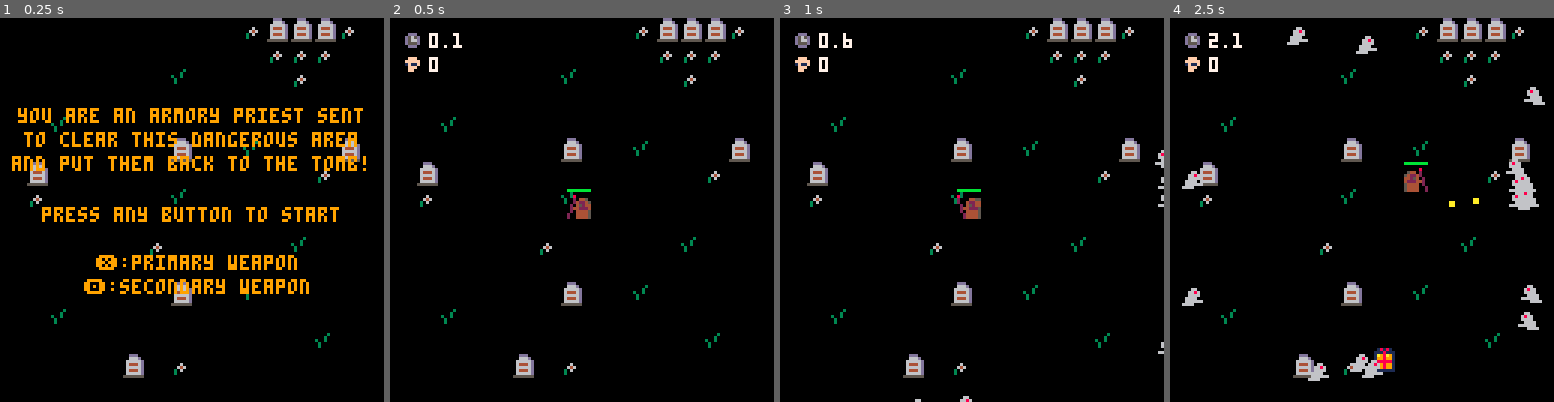
Above: before the commit, frames 1-4 (left to right).
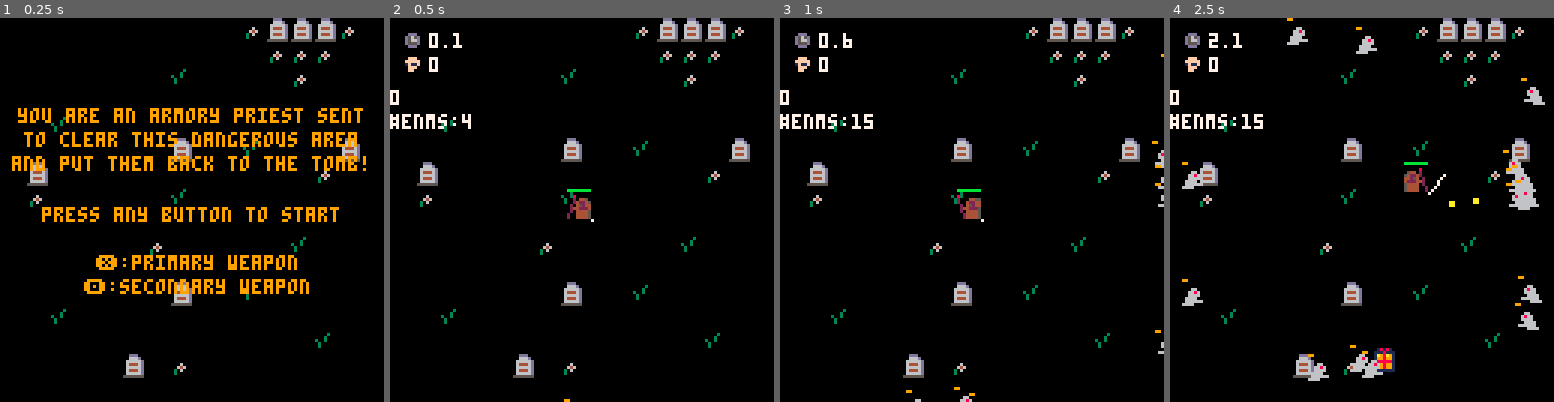
Above: after the commit, the same moments.

Repository: rangzen/armory
Game: PICO-8 cartridge armory.p8
Same seed, same stepped clock (60 frames per second), same inputs: the game is played once before the commit and once after it.
Inputs:
- Up to frame 1 (0.25 s): no input
- Up to frame 2 (0.5 s): tap X (X key) at 0.33 s
- Up to frame 3 (1 s): tap O (Z key) at 0.7 s
- Up to frame 4 (2.5 s): tap X (X key) at 1.07, 1.85 s; hold Right 1.6-2.1 s; tap O (Z key) at 1.7, 2.1 s; hold Up 2.15-2.42 s; hold Right from 2.47 s (still down)

Frame 1 is identical in both runs. In frame 2, 0.5% of the frame differs, in the area x 0-54%, y 18-100%; in frame 3, 0.6%; in frame 4, 0.8%, in the area x 0-93%, y 0-89%.

Commit message:
move main var to main

Diff:
--- a/armory.p8
+++ b/armory.p8
@@ -3,9 +3,6 @@
 __lua__
 -- Armory
 -- by 0x2D
-
-debug_enabled = false
-fps = 30
 
 #include main.lua
 #include player.lua
--- a/main.lua
+++ b/main.lua
@@ -1,3 +1,6 @@
+debug_enabled = true
+fps = 30
+
 function _init()
   paused = true
   can_unpause_at = time()
